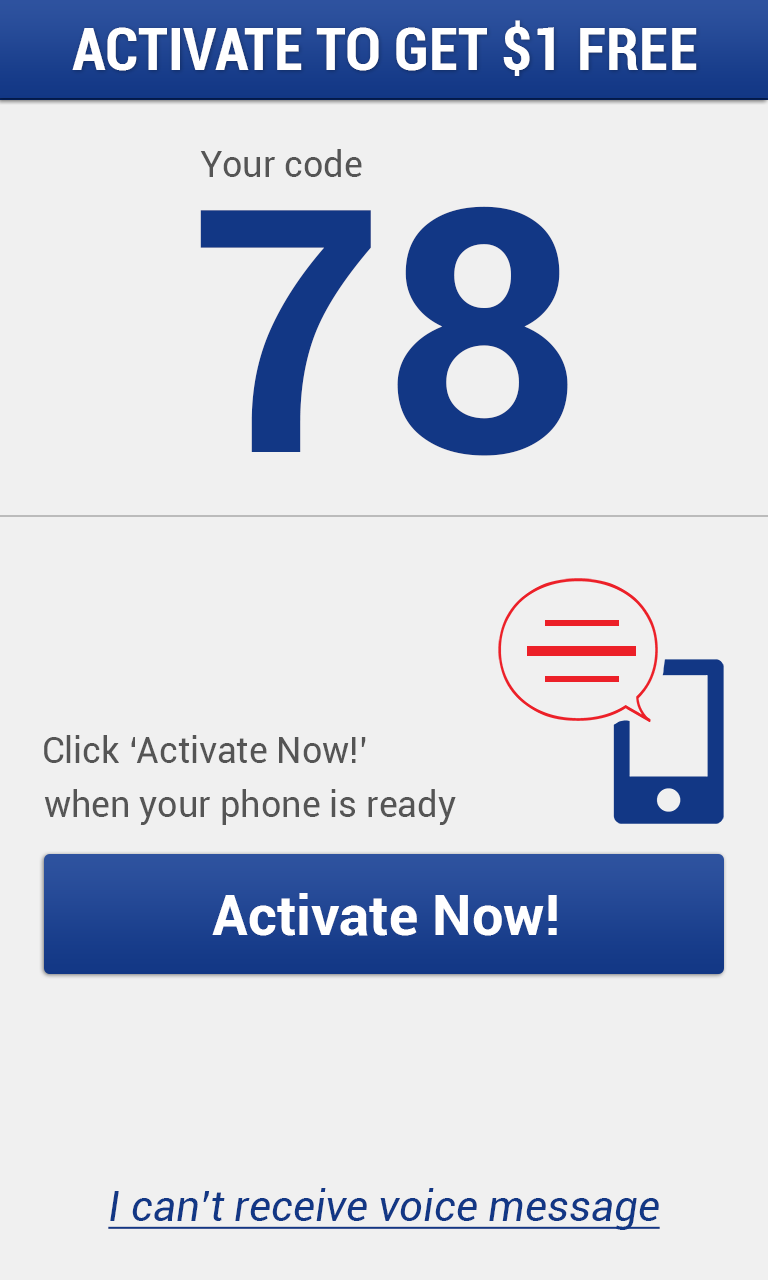
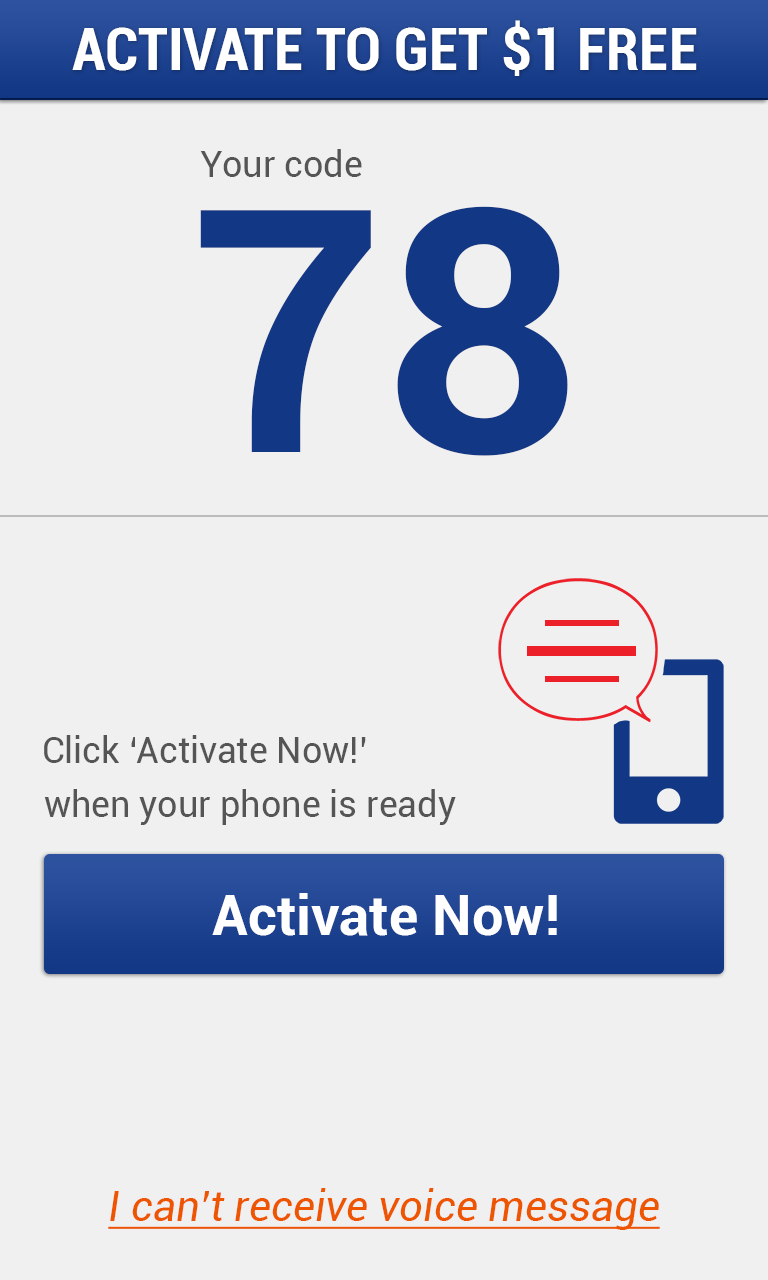
The second w=768, h=1280 image is a revision of the first. Changes to its layers:
painted on "I can’t receive voice message" over (x1=108, y1=1188, x2=660, y2=1230)
